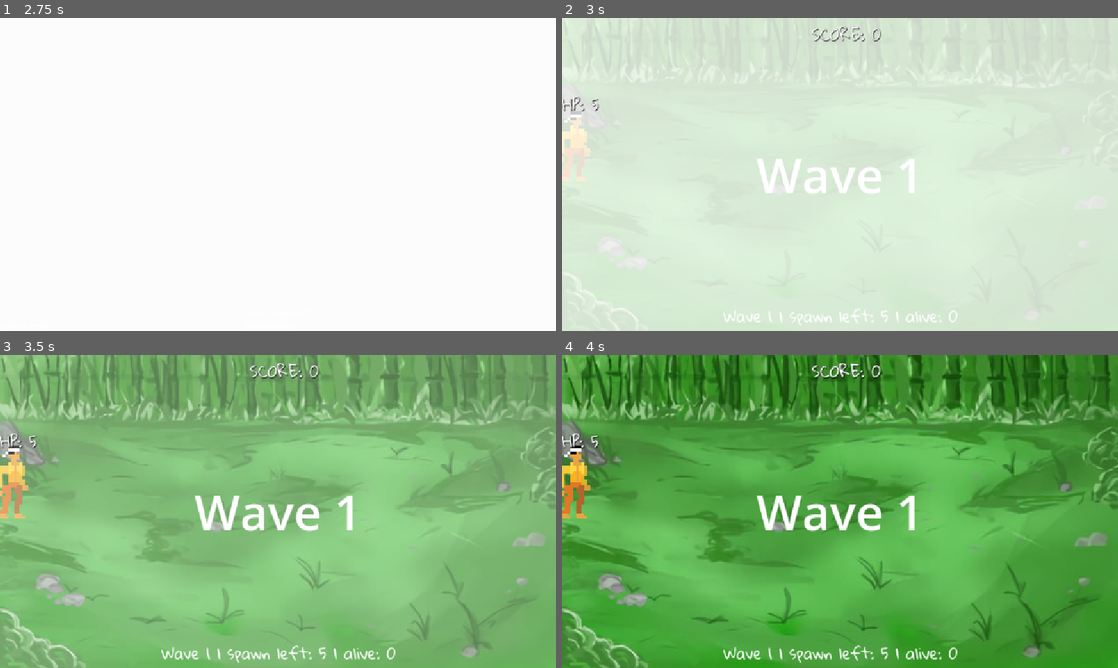
Above: before the commit, frames 1-4 (two rows, left to right).
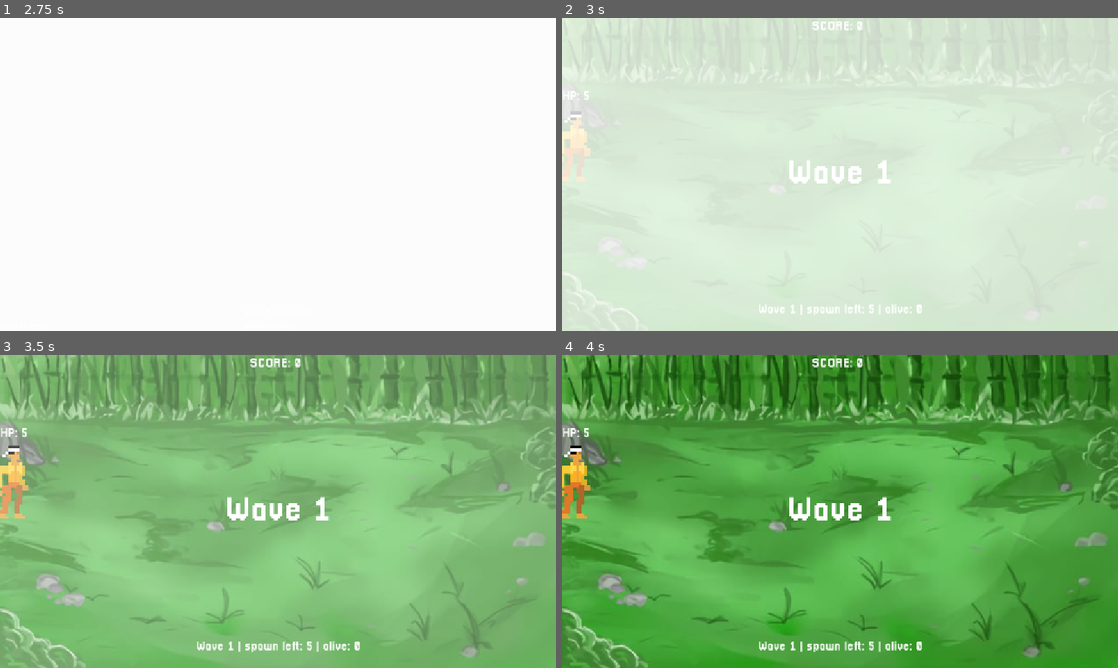
Above: after the commit, the same moments.

Repository: awanswangd/Bahana-Bani
Game: Godot game, scene res://MainMenu/main_menu.tscn
Same seed, same stepped clock (60 frames per second), same inputs: the game is played once before the commit and once after it. Sound files missing from this copy of the repository are replaced by a short silence.
Inputs (mouse positions are in pixels of both pictures, inside the frame that each line leads up to):
- Up to frame 1 (2.75 s): click "STORY MODE" at 0.5 s; click "STORY MODE" at 1.25 s; tap Enter at 2, 2.1 s; move the mouse to (400, 158) at 2.02 s; click (400, 158) at 2.17 s; tap Space at 2.27 s
- Up to frame 2 (3 s): tap Enter at 2.75, 2.85 s; move the mouse to (728, 190) at 2.77 s; click (728, 190) at 2.92 s
- Up to frame 3 (3.5 s): tap Space at 3.02 s
- Up to frame 4 (4 s): move the mouse to (895, 442) at 3.52 s; tap Enter at 3.6 s; click (895, 442) at 3.67 s

Frame 1 is identical in both runs. In frame 2, 2.2% of the frame differs, in the area x 0-72%, y 1-99%; in frame 3, 2.9%; in frame 4, 3.0%.

Commit message:
font update
font dan kata baru

Diff:
--- a/mekanik-awal/enemy.tscn
+++ b/mekanik-awal/enemy.tscn
@@ -1,7 +1,8 @@
-[gd_scene load_steps=24 format=3 uid="uid://7a30u6j27vkm"]
+[gd_scene load_steps=25 format=3 uid="uid://7a30u6j27vkm"]
 
+[ext_resource type="FontFile" uid="uid://cicwsvg5cyhb0" path="res://Asset/font/Pixellari.ttf" id="2_epg4t"]
 [ext_resource type="Shader" uid="uid://dciokyq6dqyx8" path="res://outline.gdshader" id="2_iifgy"]
-[ext_resource type="Script" uid="uid://cug06nl33vbpx" path="res://enemy.gd" id="2_qi2p4"]
+[ext_resource type="Script" uid="uid://bf2q4civbivff" path="res://enemy.gd" id="2_qi2p4"]
 [ext_resource type="Texture2D" uid="uid://2heajim6bpt2" path="res://Asset/Sprite/Melee-Sheet.png" id="3_qi2p4"]
 
 [sub_resource type="ShaderMaterial" id="ShaderMaterial_epg4t"]
@@ -157,6 +158,7 @@
 offset_bottom = 2.57383
 scale = Vector2(0.2, 0.2)
 size_flags_horizontal = 3
+theme_override_fonts/normal_font = ExtResource("2_epg4t")
 theme_override_font_sizes/mono_font_size = 87
 theme_override_font_sizes/normal_font_size = 45
 bbcode_enabled = true
--- a/mekanik-awal/enemy_archer.tscn
+++ b/mekanik-awal/enemy_archer.tscn
@@ -1,7 +1,8 @@
-[gd_scene load_steps=40 format=3 uid="uid://ckxc6a4jr0xeo"]
+[gd_scene load_steps=41 format=3 uid="uid://ckxc6a4jr0xeo"]
 
 [ext_resource type="Shader" uid="uid://dciokyq6dqyx8" path="res://outline.gdshader" id="1_7oore"]
 [ext_resource type="Script" uid="uid://dfy4upaxjy6y8" path="res://enemy_archer.gd" id="1_ehv12"]
+[ext_resource type="FontFile" uid="uid://cicwsvg5cyhb0" path="res://Asset/font/Pixellari.ttf" id="3_jpg52"]
 [ext_resource type="Texture2D" uid="uid://d38u3q8nkghw7" path="res://Asset/Sprite/Archn-Sheet.png" id="3_x37ra"]
 [ext_resource type="Texture2D" uid="uid://bov148wpepqnk" path="res://Asset/Sprite/Archer stop run-Sheet.png" id="4_7oore"]
 
@@ -272,6 +273,7 @@
 offset_bottom = 0.382545
 scale = Vector2(0.2, 0.2)
 size_flags_horizontal = 3
+theme_override_fonts/normal_font = ExtResource("3_jpg52")
 theme_override_font_sizes/mono_font_size = 87
 theme_override_font_sizes/normal_font_size = 45
 bbcode_enabled = true
--- a/mekanik-awal/enemy_boss.tscn
+++ b/mekanik-awal/enemy_boss.tscn
@@ -1,6 +1,7 @@
-[gd_scene load_steps=27 format=3 uid="uid://bte6jakpixd0v"]
+[gd_scene load_steps=28 format=3 uid="uid://bte6jakpixd0v"]
 
 [ext_resource type="Script" uid="uid://bryehlb8lltxd" path="res://enemy_boss.gd" id="1_ka1vu"]
+[ext_resource type="FontFile" uid="uid://cicwsvg5cyhb0" path="res://Asset/font/Pixellari.ttf" id="2_gr8om"]
 [ext_resource type="Texture2D" uid="uid://37s6bubcaoq0" path="res://Asset/Sprite/boss sheet.png" id="2_ka1vu"]
 
 [sub_resource type="AtlasTexture" id="AtlasTexture_gr8om"]
@@ -189,12 +190,13 @@
 
 [node name="RichTextLabel" type="RichTextLabel" parent="."]
 clip_contents = false
-offset_left = -7.85382
-offset_top = -34.9565
-offset_right = 47.1461
-offset_bottom = -14.9564
+offset_left = -8.13345
+offset_top = -15.6129
+offset_right = 46.8665
+offset_bottom = 4.38721
 scale = Vector2(0.25, 0.25)
 size_flags_horizontal = 3
+theme_override_fonts/normal_font = ExtResource("2_gr8om")
 theme_override_font_sizes/mono_font_size = 87
 theme_override_font_sizes/normal_font_size = 45
 bbcode_enabled = true
--- a/mekanik-awal/main.gd
+++ b/mekanik-awal/main.gd
@@ -44,15 +44,26 @@
 	"ghuccah",
 	"tebengbang",
 	"mahu",
+	"makon",
+	"galo",
+	"jingok",
+	"pacak",
+	"cindo",
+	"mangcek",
+	"bicek",
+	"betumbuk",
+	"pening",
+	"gampong",
+	"beungeh"
 ]
 var projectile_words = [
-	"po",
-	"pi",
-	"pow",
-	"zap",
+	"way",
+	"dio",
+	"dak",
+	"dem",
 	"hit",
-	"wid",
-	"xo"
+	"apo",
+	"lon"
 ]
 
 var waves = [
--- a/mekanik-awal/main.tscn
+++ b/mekanik-awal/main.tscn
@@ -1,15 +1,36 @@
-[gd_scene load_steps=9 format=3 uid="uid://b4t1mwoac3b5s"]
+[gd_scene load_steps=15 format=3 uid="uid://b4t1mwoac3b5s"]
 
 [ext_resource type="Script" uid="uid://qijs1shf4r7t" path="res://main.gd" id="1_1bvp3"]
 [ext_resource type="Texture2D" uid="uid://ctcawoigrn5eh" path="res://Asset/Background/WhatsApp Image 2025-11-30 at 11.06.43.jpeg" id="2_1bvp3"]
 [ext_resource type="PackedScene" uid="uid://dvaqavvas4jw0" path="res://Pause_Menu.tscn" id="2_lquwl"]
 [ext_resource type="PackedScene" uid="uid://d1wfy42x057kh" path="res://player.tscn" id="3_1bvp3"]
 [ext_resource type="FontFile" uid="uid://cbohj6gog6nmy" path="res://gloriahallelujah.ttf" id="4_lquwl"]
+[ext_resource type="FontFile" uid="uid://cicwsvg5cyhb0" path="res://Asset/font/Pixellari.ttf" id="6_7mycd"]
+
+[sub_resource type="LabelSettings" id="LabelSettings_272bh"]
+font = ExtResource("6_7mycd")
+font_size = 25
+
+[sub_resource type="LabelSettings" id="LabelSettings_5vw27"]
+font = ExtResource("6_7mycd")
+font_size = 25
 
 [sub_resource type="StyleBoxFlat" id="StyleBoxFlat_1bvp3"]
 bg_color = Color(0.0728426, 0.0728426, 0.0728426, 0.443137)
 
+[sub_resource type="LabelSettings" id="LabelSettings_7mycd"]
+font = ExtResource("6_7mycd")
+font_size = 60
+
+[sub_resource type="LabelSettings" id="LabelSettings_kek77"]
+font = ExtResource("6_7mycd")
+font_size = 25
+
 [sub_resource type="SystemFont" id="SystemFont_1bvp3"]
+
+[sub_resource type="LabelSettings" id="LabelSettings_4c57u"]
+font = ExtResource("6_7mycd")
+font_size = 70
 
 [sub_resource type="RectangleShape2D" id="RectangleShape2D_1bvp3"]
 size = Vector2(133.5, 657)
@@ -74,6 +95,7 @@
 theme_override_fonts/font = ExtResource("4_lquwl")
 theme_override_font_sizes/font_size = 29
 text = "SCORE: 0"
+label_settings = SubResource("LabelSettings_272bh")
 metadata/_edit_use_anchors_ = true
 
 [node name="HPLabel" type="Label" parent="CanvasLayer"]
@@ -89,6 +111,7 @@
 theme_override_fonts/font = ExtResource("4_lquwl")
 theme_override_font_sizes/font_size = 29
 text = "HP :"
+label_settings = SubResource("LabelSettings_5vw27")
 metadata/_edit_use_anchors_ = true
 
 [node name="GameOverLabel" type="Label" parent="CanvasLayer"]
@@ -104,6 +127,7 @@
 theme_override_font_sizes/font_size = 50
 theme_override_styles/normal = SubResource("StyleBoxFlat_1bvp3")
 text = "Game Over"
+label_settings = SubResource("LabelSettings_7mycd")
 horizontal_alignment = 1
 vertical_alignment = 1
 
@@ -121,6 +145,7 @@
 theme_override_fonts/font = ExtResource("4_lquwl")
 theme_override_font_sizes/font_size = 28
 text = "tes"
+label_settings = SubResource("LabelSettings_kek77")
 
 [node name="WaveIntroLabel" type="Label" parent="CanvasLayer"]
 visible = false
@@ -132,6 +157,7 @@
 size_flags_horizontal = 4
 theme_override_fonts/font = SubResource("SystemFont_1bvp3")
 theme_override_font_sizes/font_size = 100
+label_settings = SubResource("LabelSettings_4c57u")
 horizontal_alignment = 1
 vertical_alignment = 1
 
--- a/mekanik-awal/main2.tscn
+++ b/mekanik-awal/main2.tscn
@@ -1,15 +1,36 @@
-[gd_scene load_steps=9 format=3 uid="uid://bk0vg727mrlem"]
+[gd_scene load_steps=15 format=3 uid="uid://bk0vg727mrlem"]
 
 [ext_resource type="Script" uid="uid://c7c8s8orch6r7" path="res://main_2.gd" id="1_3yxjw"]
 [ext_resource type="Texture2D" uid="uid://cwuqeud5lffmo" path="res://Asset/Background/WhatsApp Image 2025-11-30 at 11.00.59.jpeg" id="2_3yxjw"]
 [ext_resource type="PackedScene" uid="uid://d1wfy42x057kh" path="res://player.tscn" id="3_sck4r"]
 [ext_resource type="FontFile" uid="uid://cbohj6gog6nmy" path="res://gloriahallelujah.ttf" id="4_1mhn8"]
 [ext_resource type="PackedScene" uid="uid://dvaqavvas4jw0" path="res://Pause_Menu.tscn" id="5_elgsa"]
+[ext_resource type="FontFile" uid="uid://cicwsvg5cyhb0" path="res://Asset/font/Pixellari.ttf" id="5_sck4r"]
+
+[sub_resource type="LabelSettings" id="LabelSettings_1mhn8"]
+font = ExtResource("5_sck4r")
+font_size = 25
+
+[sub_resource type="LabelSettings" id="LabelSettings_0rof8"]
+font = ExtResource("5_sck4r")
+font_size = 25
 
 [sub_resource type="StyleBoxFlat" id="StyleBoxFlat_1bvp3"]
 bg_color = Color(0.0728426, 0.0728426, 0.0728426, 0.443137)
 
+[sub_resource type="LabelSettings" id="LabelSettings_sck4r"]
+font = ExtResource("5_sck4r")
+font_size = 60
+
+[sub_resource type="LabelSettings" id="LabelSettings_w8cd7"]
+font = ExtResource("5_sck4r")
+font_size = 25
+
 [sub_resource type="SystemFont" id="SystemFont_1bvp3"]
+
+[sub_resource type="LabelSettings" id="LabelSettings_l8hla"]
+font = ExtResource("5_sck4r")
+font_size = 70
 
 [sub_resource type="RectangleShape2D" id="RectangleShape2D_1bvp3"]
 size = Vector2(133.5, 657)
@@ -73,6 +94,7 @@
 theme_override_fonts/font = ExtResource("4_1mhn8")
 theme_override_font_sizes/font_size = 29
 text = "SCORE: 0"
+label_settings = SubResource("LabelSettings_1mhn8")
 metadata/_edit_use_anchors_ = true
 
 [node name="HPLabel" type="Label" parent="CanvasLayer"]
@@ -88,6 +110,7 @@
 theme_override_fonts/font = ExtResource("4_1mhn8")
 theme_override_font_sizes/font_size = 29
 text = "HP :"
+label_settings = SubResource("LabelSettings_0rof8")
 metadata/_edit_use_anchors_ = true
 
 [node name="GameOverLabel" type="Label" parent="CanvasLayer"]
@@ -103,6 +126,7 @@
 theme_override_font_sizes/font_size = 50
 theme_override_styles/normal = SubResource("StyleBoxFlat_1bvp3")
 text = "Game Over"
+label_settings = SubResource("LabelSettings_sck4r")
 horizontal_alignment = 1
 vertical_alignment = 1
 
@@ -120,6 +144,7 @@
 theme_override_fonts/font = ExtResource("4_1mhn8")
 theme_override_font_sizes/font_size = 28
 text = "tes"
+label_settings = SubResource("LabelSettings_w8cd7")
 
 [node name="WaveIntroLabel" type="Label" parent="CanvasLayer"]
 visible = false
@@ -131,6 +156,7 @@
 size_flags_horizontal = 4
 theme_override_fonts/font = SubResource("SystemFont_1bvp3")
 theme_override_font_sizes/font_size = 100
+label_settings = SubResource("LabelSettings_l8hla")
 horizontal_alignment = 1
 vertical_alignment = 1
 
--- a/mekanik-awal/main_endless.tscn
+++ b/mekanik-awal/main_endless.tscn
@@ -1,15 +1,36 @@
-[gd_scene load_steps=9 format=3 uid="uid://ttdjxtppgh3b"]
+[gd_scene load_steps=15 format=3 uid="uid://ttdjxtppgh3b"]
 
 [ext_resource type="Script" uid="uid://bletu57ntws2a" path="res://main_endless.gd" id="1_d1sac"]
 [ext_resource type="Texture2D" uid="uid://ctcawoigrn5eh" path="res://Asset/Background/WhatsApp Image 2025-11-30 at 11.06.43.jpeg" id="2_dcpx8"]
 [ext_resource type="PackedScene" uid="uid://d1wfy42x057kh" path="res://player.tscn" id="3_udm53"]
 [ext_resource type="FontFile" uid="uid://cbohj6gog6nmy" path="res://gloriahallelujah.ttf" id="4_l4kvc"]
 [ext_resource type="PackedScene" uid="uid://dvaqavvas4jw0" path="res://Pause_Menu.tscn" id="5_dcpx8"]
+[ext_resource type="FontFile" uid="uid://cicwsvg5cyhb0" path="res://Asset/font/Pixellari.ttf" id="5_udm53"]
+
+[sub_resource type="LabelSettings" id="LabelSettings_l4kvc"]
+font = ExtResource("5_udm53")
+font_size = 25
+
+[sub_resource type="LabelSettings" id="LabelSettings_8g01r"]
+font = ExtResource("5_udm53")
+font_size = 25
 
 [sub_resource type="StyleBoxFlat" id="StyleBoxFlat_1bvp3"]
 bg_color = Color(0.0728426, 0.0728426, 0.0728426, 0.443137)
 
+[sub_resource type="LabelSettings" id="LabelSettings_hxunp"]
+font = ExtResource("5_udm53")
+font_size = 60
+
+[sub_resource type="LabelSettings" id="LabelSettings_neb3w"]
+font = ExtResource("5_udm53")
+font_size = 25
+
 [sub_resource type="SystemFont" id="SystemFont_1bvp3"]
+
+[sub_resource type="LabelSettings" id="LabelSettings_5aq1q"]
+font = ExtResource("5_udm53")
+font_size = 70
 
 [sub_resource type="RectangleShape2D" id="RectangleShape2D_1bvp3"]
 size = Vector2(133.5, 657)
@@ -73,6 +94,7 @@
 theme_override_fonts/font = ExtResource("4_l4kvc")
 theme_override_font_sizes/font_size = 29
 text = "SCORE: 0"
+label_settings = SubResource("LabelSettings_l4kvc")
 metadata/_edit_use_anchors_ = true
 
 [node name="HPLabel" type="Label" parent="CanvasLayer"]
@@ -88,6 +110,7 @@
 theme_override_fonts/font = ExtResource("4_l4kvc")
 theme_override_font_sizes/font_size = 29
 text = "HP :"
+label_settings = SubResource("LabelSettings_8g01r")
 metadata/_edit_use_anchors_ = true
 
 [node name="GameOverLabel" type="Label" parent="CanvasLayer"]
@@ -103,6 +126,7 @@
 theme_override_font_sizes/font_size = 50
 theme_override_styles/normal = SubResource("StyleBoxFlat_1bvp3")
 text = "Game Over"
+label_settings = SubResource("LabelSettings_hxunp")
 horizontal_alignment = 1
 vertical_alignment = 1
 
@@ -120,6 +144,7 @@
 theme_override_fonts/font = ExtResource("4_l4kvc")
 theme_override_font_sizes/font_size = 28
 text = "tes"
+label_settings = SubResource("LabelSettings_neb3w")
 
 [node name="WaveIntroLabel" type="Label" parent="CanvasLayer"]
 visible = false
@@ -131,6 +156,7 @@
 size_flags_horizontal = 4
 theme_override_fonts/font = SubResource("SystemFont_1bvp3")
 theme_override_font_sizes/font_size = 100
+label_settings = SubResource("LabelSettings_5aq1q")
 horizontal_alignment = 1
 vertical_alignment = 1
 
--- a/mekanik-awal/projectile.tscn
+++ b/mekanik-awal/projectile.tscn
@@ -1,7 +1,8 @@
-[gd_scene load_steps=4 format=3 uid="uid://bbpuplgmdfmuy"]
+[gd_scene load_steps=5 format=3 uid="uid://bbpuplgmdfmuy"]
 
 [ext_resource type="Script" uid="uid://couduv1rtl83q" path="res://projectile.gd" id="1_a85iw"]
 [ext_resource type="Texture2D" uid="uid://cx2aq0tjbaa7c" path="res://arrow.png" id="2_qxf0c"]
+[ext_resource type="FontFile" uid="uid://cicwsvg5cyhb0" path="res://Asset/font/Pixellari.ttf" id="3_dgwo2"]
 
 [sub_resource type="RectangleShape2D" id="RectangleShape2D_akgne"]
 size = Vector2(22.0896, 8.0597)
@@ -27,6 +28,7 @@
 offset_bottom = -81.6667
 grow_horizontal = 2
 size_flags_horizontal = 3
+theme_override_fonts/normal_font = ExtResource("3_dgwo2")
 theme_override_font_sizes/mono_font_size = 43
 theme_override_font_sizes/normal_font_size = 126
 bbcode_enabled = true
Binary file added: mekanik-awal/Asset/font/Pixellari.ttf
Not shown, added: mekanik-awal/Asset/font/Pixellari.ttf.import
